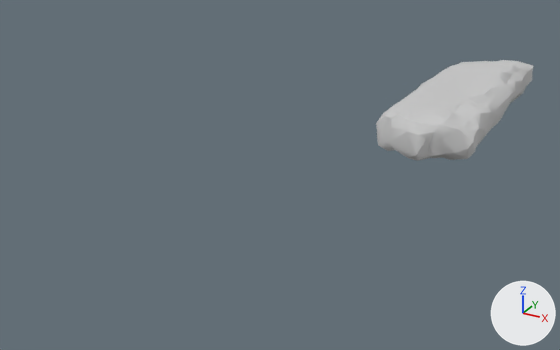
Renders of the FBX model Assets/Graph/Meshes/TERRAIN/SM_rock_L_C_LOD2.fbx from each side of a commit.
Rendered twice from a 50 mm camera at (41.5, -174.8, 28.0) aimed at (7.0, -112.0, -3.4). Lighting does not change. The marker at lower right points along +X, +Y and +Z. Both versions are drawn at frame 1 of the action 'Take 001'; the numbers are the values there.

Script lines for the objects in view, before the commit:
```python
me_mesh = bpy.data.meshes.new('Mesh')
me_mesh.from_pydata(...)  # 289 vertices, 574 faces; spans x -501.0..501.0, y -1510.0..1655.0, z -223.0..243.0
me_mesh.materials.append(mat_material__2)  # light grey #cacaca
ob_sm_rock_l_c_lod2 = bpy.data.objects.new('SM_rock_L_C_LOD2', me_mesh)
ob_sm_rock_l_c_lod2.location = (18.79, -90.61, 0.0)
ob_sm_rock_l_c_lod2.scale = (0.01, 0.01, 0.01)
```
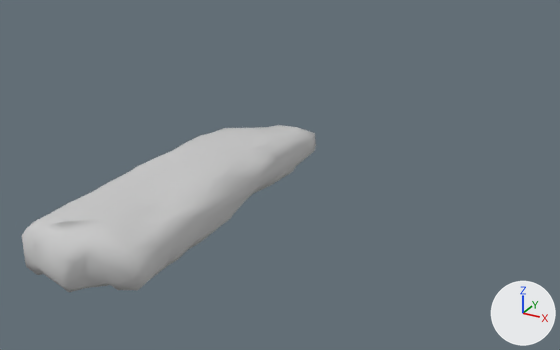
What the commit changed:
Object 'SM_rock_L_C_LOD2' (ob_sm_rock_l_c_lod2) moves from (18.79, -90.61, 0.0) to (5.3, -125.89, 0.0).

Where the change shows, as pixel boxes [x1, y1, x2, y2] in the pictures (560 x 350 px):
'SM_rock_L_C_LOD2', moved: before [376, 60, 533, 161]; after [22, 125, 316, 292]
